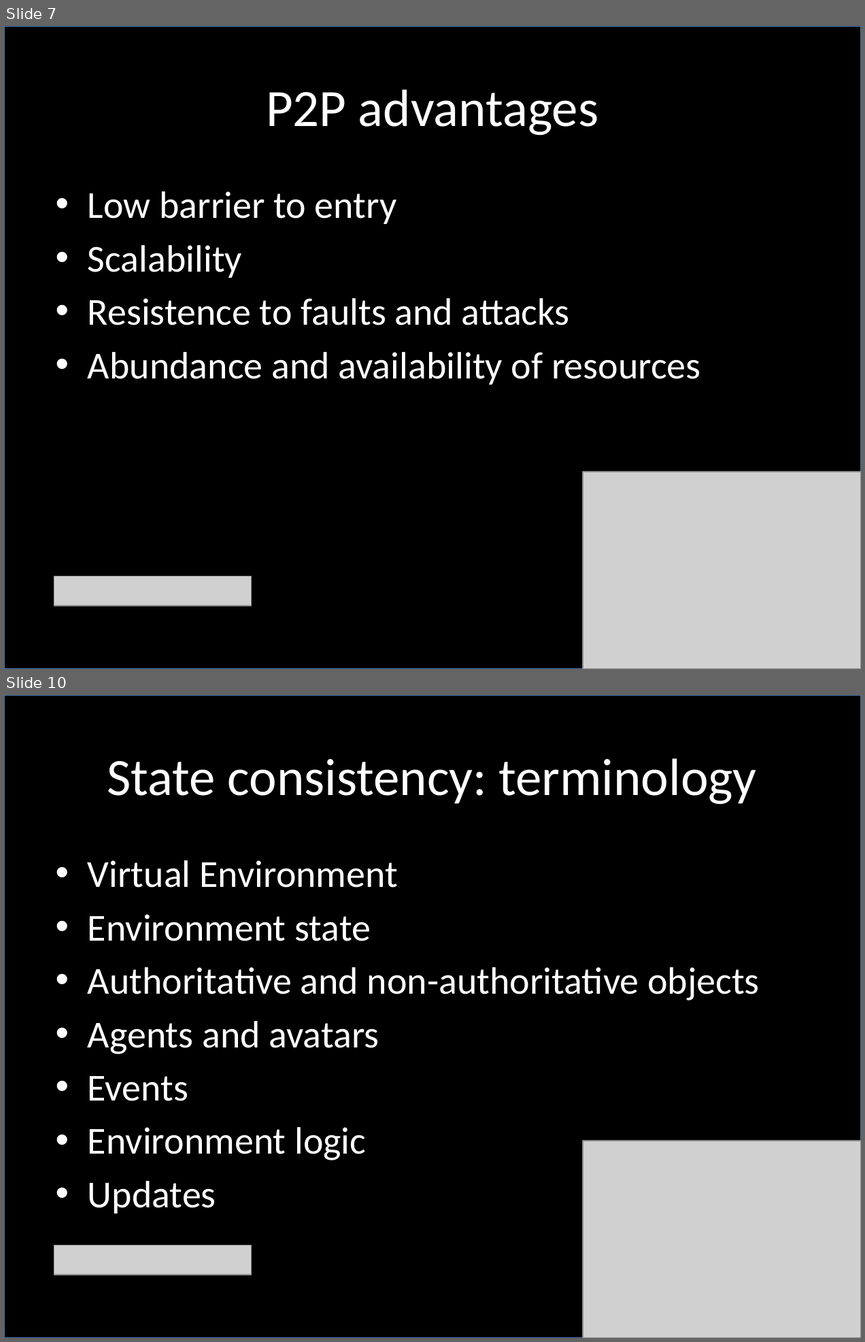
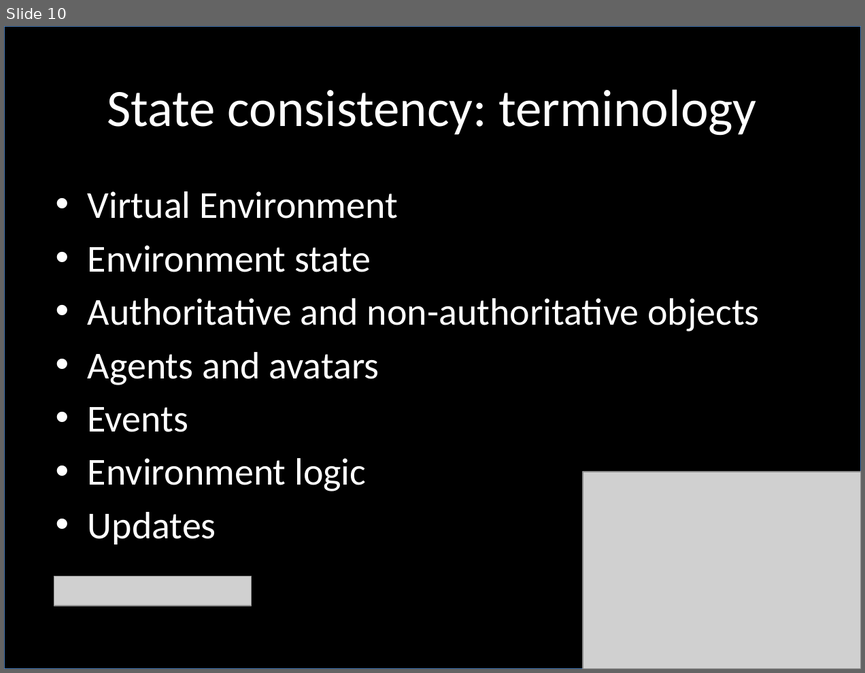
Before and after one commit to jsgilmore/pithos, a slide deck: thesis/phd_talk/PhD_talk.pptx. Shown one above the other, each under a label of ours: slides 7 and 10 before the commit, slide 10 after it; the slides between them are not shown. The pictures are 865x1342 and 865x673 pixels, drawn with LibreOffice and Linux fonts; fonts in the diff are those of the drawing; grey boxes stand for pictures. Boxes give left, top, right and bottom in pixels: in the first picture for what was removed or moved away, otherwise in the second. Text is boxed around its words. In the diff, an @@ line names an element or a change of style, - is before the commit and + after.

```diff
--- a/thesis/phd_talk/PhD_talk.pptx
+++ b/thesis/phd_talk/PhD_talk.pptx
@@ slide 7 removed at [4, 26, 861, 669], background #FFFFFF @@
@@ rectangle removed at [4, 26, 861, 669] @@
@@ title removed at [266, 89, 598, 135] @@
-P2P advantages
@@ text removed at [88, 191, 701, 384] @@
-• Low barrier to entry
-• Scalability
-• Resistence to faults and attacks
-• Abundance and availability of resources
@@ picture removed at [582, 471, 861, 669] @@
@@ picture removed at [54, 576, 251, 606] @@
```
Also in this commit, not shown: 12 slides changed, 2 slides added, 1 other slide removed, 1 other file.
